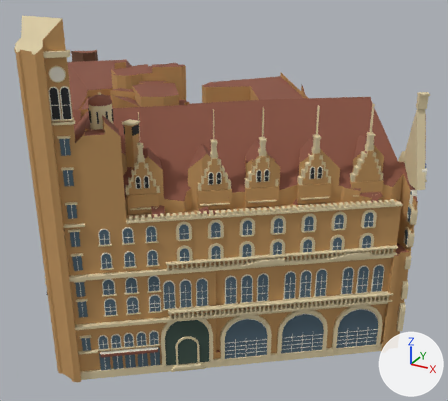
Two versions of the glTF model public/canal-drive/models/american-hotel.glb, one commit apart.
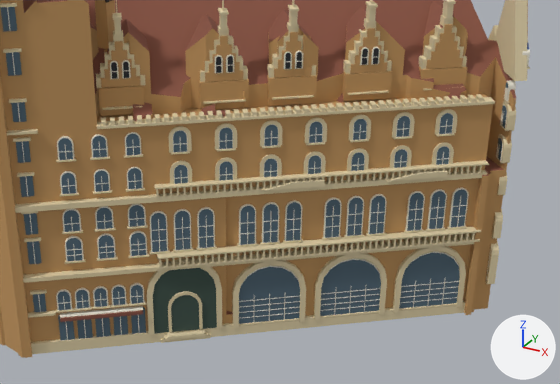
Old and new are each drawn whole from a 50 mm lens placed at (35.5, -61.6, 46.8), pointed at (-2.1, 6.7, 12.7) and again close up on the part from 13% to 100% of the width and 33% to 100% of the height. Lighting does not change. The marker at lower right points along +X, +Y and +Z. The last two pictures show the newer version. Where no turn or scale is listed for an object, it has been applied to the vertices. Vertices at exactly the same position are counted once.

In view in the first close-up: 'american-hotel'.
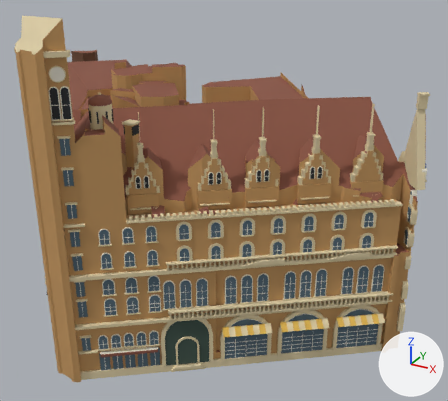
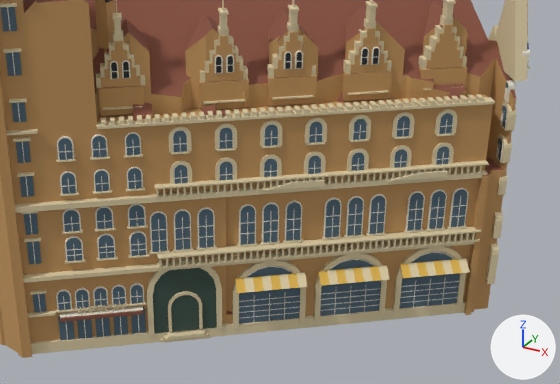
The edits, one by one:
Material 'ochre' (mat_ochre) is new.
Its base color is (0.738, 0.456, 0.0782) (yellow #dfb44f).
Its roughness is 0.9.
me_american_hotel is used by ob_american_hotel; location (-6.85, 7.66, 19.76).
me_american_hotel had 21097 vertices, 35806 faces and spanned x -31.5..31.5, y -28.4..28.4, z -19.8..19.8.
me_american_hotel now has 21455 vertices, 36414 faces and spans x -31.5..31.5, y -28.4..28.4, z -19.8..19.8.
me_american_hotel part 1: 358 vertices added at x 4.0..29.6, y -25.5..-6.5, z -16.3..-14.2.
me_american_hotel gains material mat_ochre (yellow #dfb44f).

What differs and where, as boxes (x1, y1, x2, y2) in the close-ups (560 x 384 px):
part 1 of me_american_hotel, added
    after: (78, 258, 470, 314)
